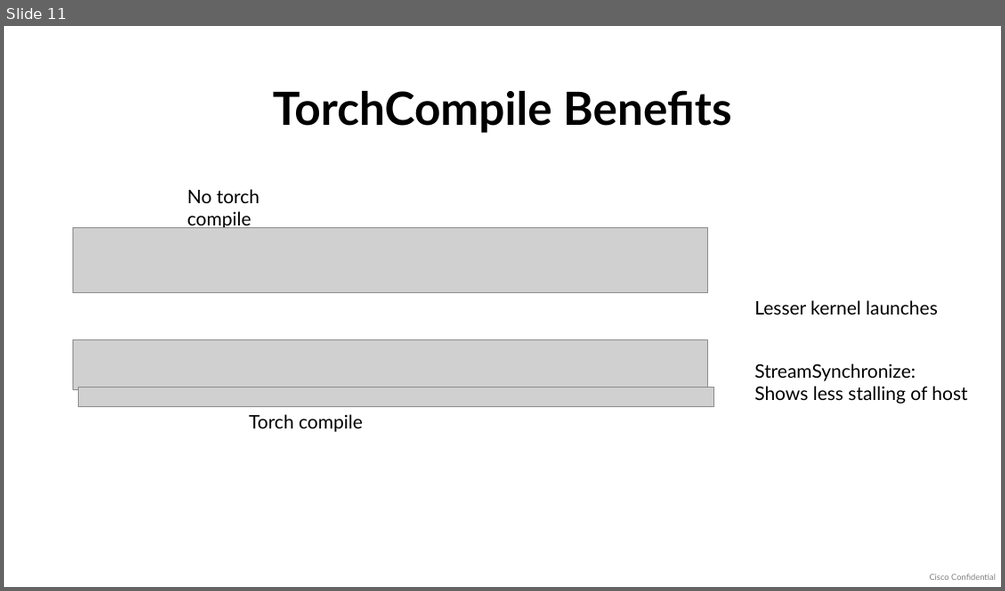
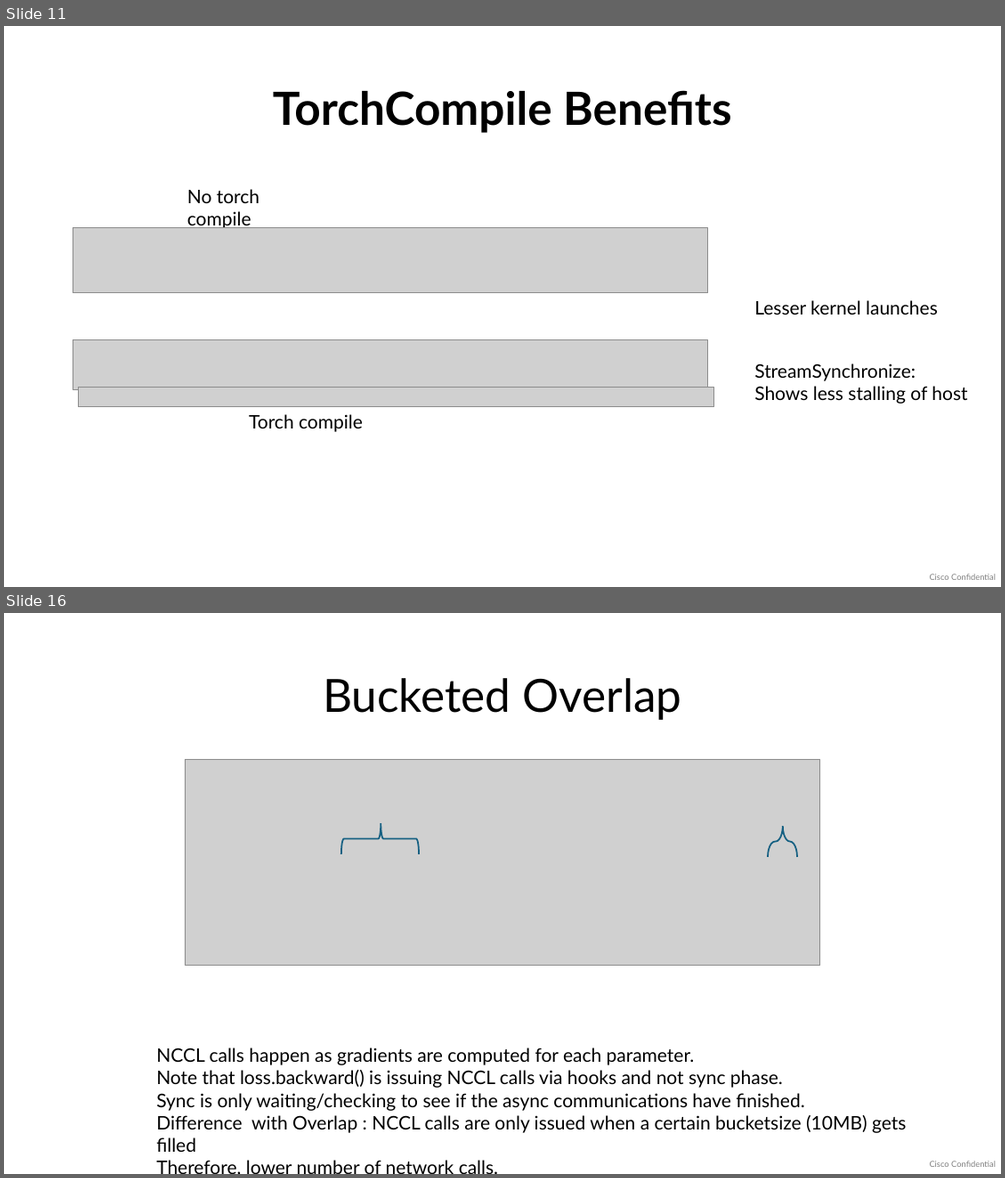
Before and after one commit to avinashkalyanaraman/llm-from-scratch, a slide deck: transformer/nvtx_runs/nvtx_profiling_notes.pptx. Shown one above the other, each under a label of ours: slide 11 before the commit, slides 11 and 16 after it; the slides between them are not shown. The pictures are 1005x591 and 1005x1178 pixels, drawn with LibreOffice and Linux fonts; fonts in the diff are those of the drawing; grey boxes stand for pictures. Boxes give left, top, right and bottom in pixels: in the first picture for what was removed or moved away, otherwise in the second. Text is boxed around its words. In the diff, an @@ line names an element or a change of style, - is before the commit and + after.

```diff
--- a/transformer/nvtx_runs/nvtx_profiling_notes.pptx
+++ b/transformer/nvtx_runs/nvtx_profiling_notes.pptx
@@ slide 16 added at bbox=[4, 613, 1001, 1174], background #FFFFFF; not listed: 1 template element that a slide beside it also shows @@
@@ title added at bbox=[323, 678, 682, 720], 44 pt, text #000000 @@
+Bucketed Overlap
@@ picture added at bbox=[185, 759, 821, 965] @@
@@ left brace added at bbox=[341, 824, 419, 854], outline #156082 1.5 pt @@
@@ left brace added at bbox=[768, 826, 797, 857], outline #156082 1.5 pt @@
@@ text added at bbox=[156, 1047, 906, 1151], 18 pt, text #000000 @@
+NCCL calls happen as gradients are computed for each parameter.
+Note that loss.backward() is issuing NCCL calls via hooks and not sync phase.
+Sync is only waiting/checking to see if the async communications have finished.
+Difference with Overlap : NCCL calls are only issued when a certain bucketsize (10MB) gets filled
+Therefore, lower number of network calls.
```
Also in this commit, not shown: 4 other slides added.
